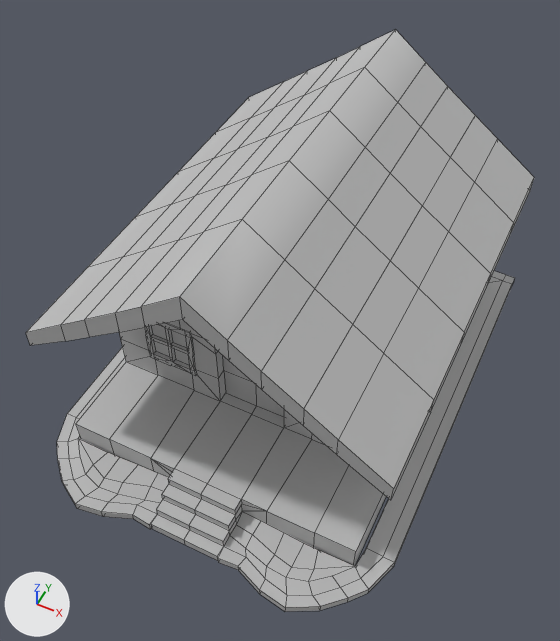
The OBJ model public/assets/models/house_lowPoly.obj as it was, and as the next commit left it.
Both versions are drawn from a 50 mm camera at (9.1, -1.1, 37.3) aimed at (0.1, 17.0, 14.8). The axes (+X, +Y, +Z) are drawn at lower left. The lights are the same throughout. Mesh edges are drawn as thin lines. Where no turn or scale is listed for an object, it has been applied to the vertices.

Before the edit, the objects in view are built like this:
```python
me_house_lowpoly = bpy.data.meshes.new('house_lowPoly')
me_house_lowpoly.from_pydata(...)  # 721 vertices, 680 faces; spans x -7.3..7.3, y 8.5..28.1, z 10.0..21.8
me_house_lowpoly.materials.append(mat_initialshadinggroup)  # grey #bcbcbc
ob_house_lowpoly = bpy.data.objects.new('house_lowPoly', me_house_lowpoly)
ob_house_lowpoly.location = (0.0, 0.0, 0.0)
```
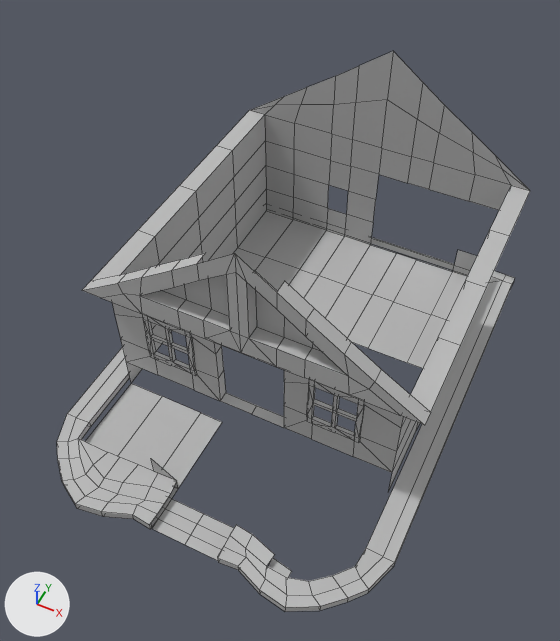
What differs and where, as boxes [x1, y1, x2, y2] in the pictures (560 x 641 px):
'house_lowPoly', reshaped (7% narrower): before [26, 30, 534, 612]; after [57, 51, 530, 612]
part 1 of me_house_lowpoly, deleted: before [26, 30, 534, 581]

What the commit changed:
me_house_lowpoly is used by ob_house_lowpoly; location (0.0, 0.0, 0.0).
me_house_lowpoly had 721 vertices, 680 faces and spanned x -7.3..7.3, y 8.5..28.1, z 10.0..21.8.
me_house_lowpoly now has 570 vertices, 463 faces and spans x -7.3..7.3, y 8.5..28.1, z 10.0..20.8.
Part 1, on me_house_lowpoly:
151 vertices are removed from x -6.9..6.9, y 9.1..28.1, z 10.0..21.8.
217 faces are deleted.
